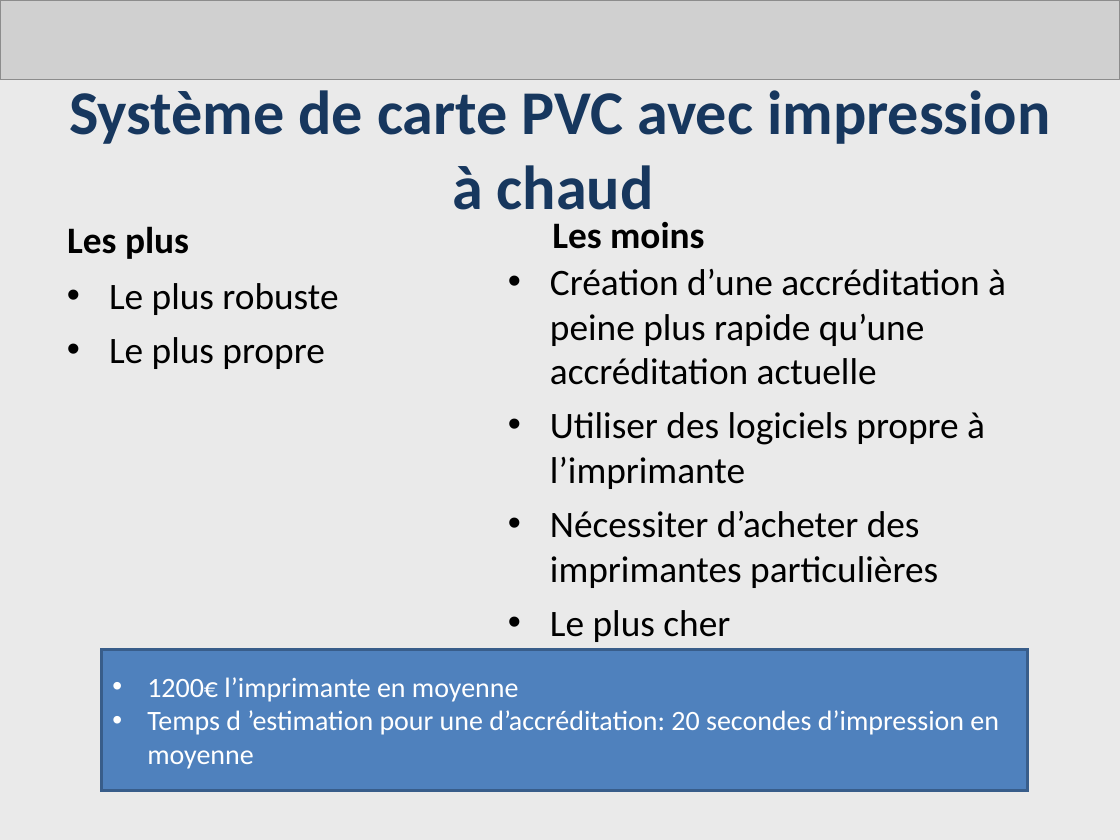
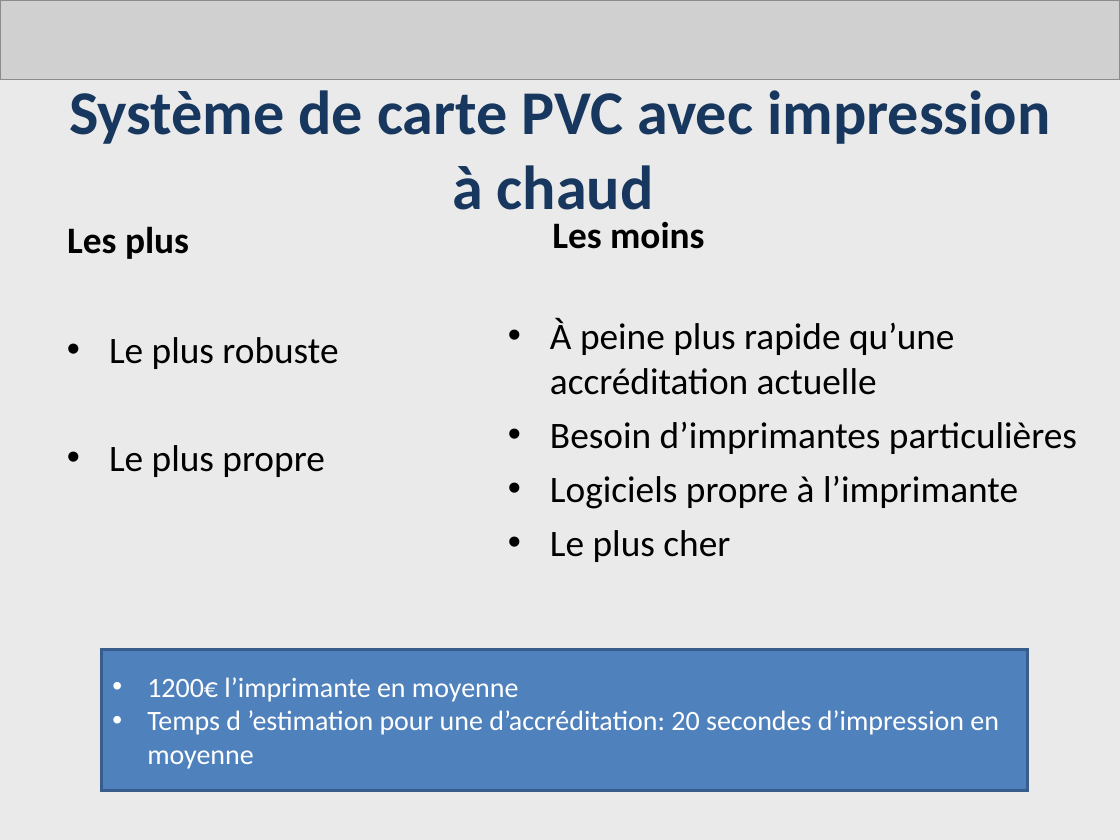
Before and after one commit to AdrienLombard/SimplePass, a slide deck: slide 5 of source/Système d'impression- Bilan intermédiaire - Version Adrien.ppt. Drawn at 1120x840 pixels with LibreOffice and Linux fonts; fonts in the diff are those of the drawing; grey boxes stand for pictures. Boxes give left, top, right and bottom in pixels: in the first picture for what was removed or moved away, otherwise in the second. Text is boxed around its words. In the diff, an @@ line names an element or a change of style, - is before the commit and + after.

Commit message:
Modifications (finales ?) du ppt des systèmes d'impression

```diff
--- a/source/Système d'impression- Bilan intermédiaire - Version Adrien.ppt
+++ b/source/Système d'impression- Bilan intermédiaire - Version Adrien.ppt
@@ text "Le plus robuste" rewrapped from <box>109,283,338,369</box> to <box>109,337,338,477</box> @@
@@ text at <box>550,318,1077,509</box>: text changed @@
-• Création d’une accréditation à peine plus rapide qu’une accréditation actuelle
-• Utiliser des logiciels propre à l’imprimante
-• Nécessiter d’acheter des imprimantes particulières
+• À peine plus rapide qu’une accréditation actuelle
+• Besoin d’imprimantes particulières
+• Logiciels propre à l’imprimante
```
Also in this commit, not shown: 4 other slides changed.
